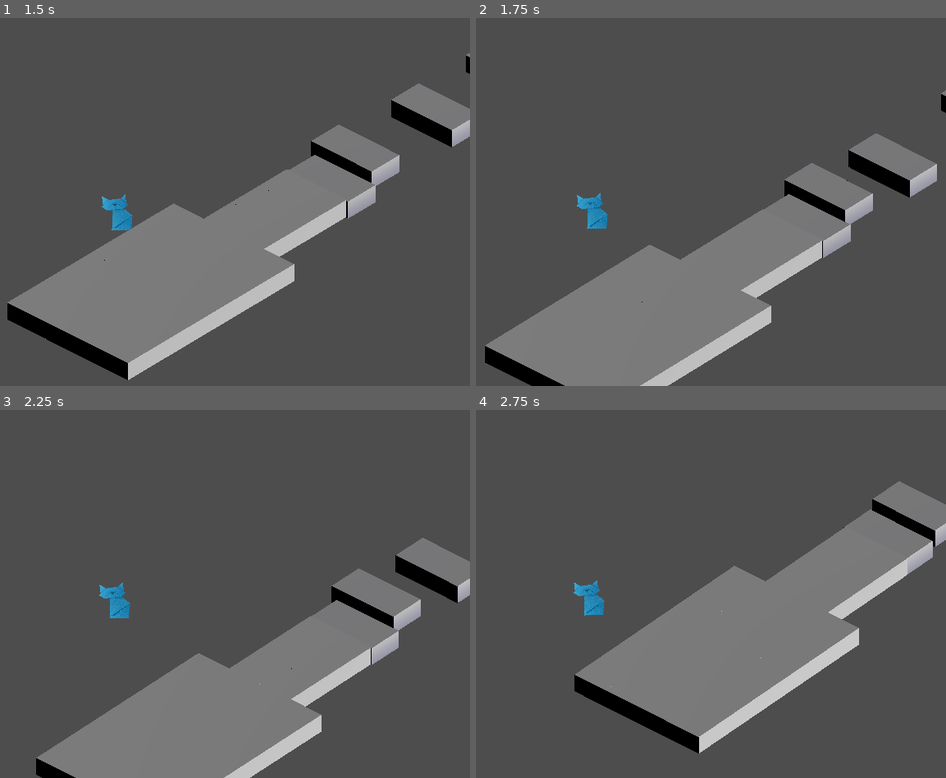
Above: before the commit, frames 1-4 (two rows, left to right).
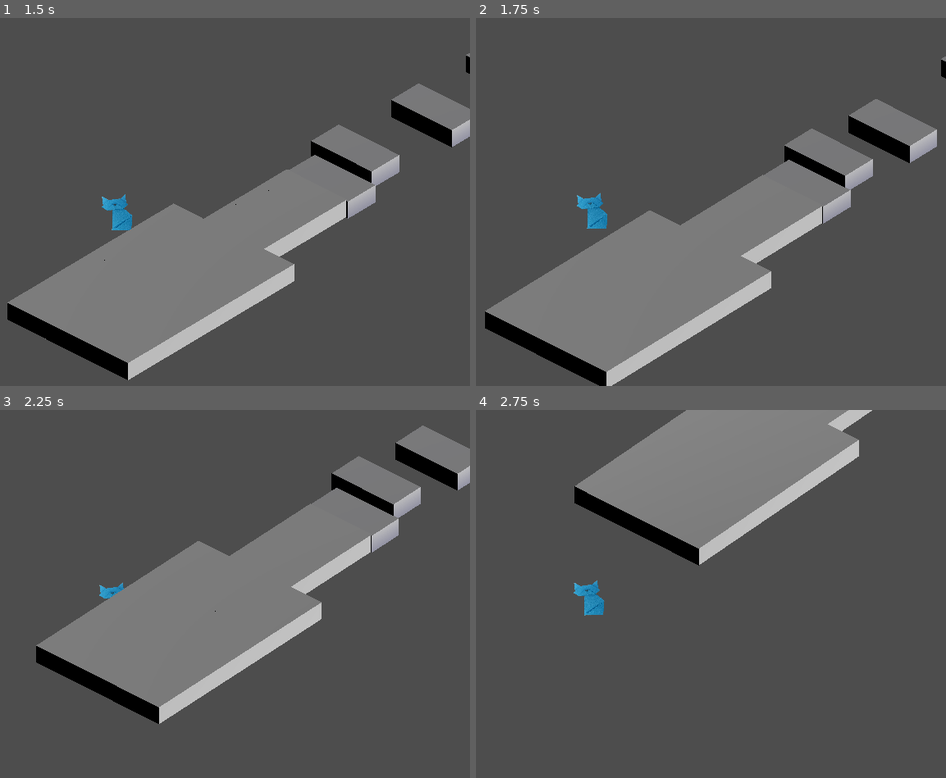
Above: after the commit, the same moments.

Repository: eramajarvi/project-pascal
Game: Godot game, scene res://assets/levels/level2/level2.tscn
Same seed, same stepped clock (60 frames per second), same inputs: the game is played once before the commit and once after it. This scene is started directly instead of the project's main scene.
Inputs:
- Up to frame 1 (1.5 s): tap Enter (ui_accept) at 0.5, 0.77 s; hold Up (ui_up) from 0.53 s (still down)
- Up to frame 2 (1.75 s): keep holding Up (ui_up); tap Enter (ui_accept) at 1.52 s
- Up to frame 3 (2.25 s): release Up (ui_up) at 2.03 s; hold Left (ui_left) from 2.03 s (still down)
- Up to frame 4 (2.75 s): keep holding Left (ui_left)

Frame 1 is identical in both runs. In frame 2, 21% of the frame differs, in the area x 1-100%, y 10-100%; in frame 3, 43%, in the area x 7-100%, y 4-100%; in frame 4, 39%.

Commit message:
Falta agregar collisionShape? de la penrose

Diff:
--- a/assets/levels/level2/level2.tscn
+++ b/assets/levels/level2/level2.tscn
@@ -253,7 +253,7 @@
 }
 
 [sub_resource type="BoxShape3D" id="BoxShape3D_3y6yv"]
-size = Vector3(2.19971, 0.0843506, 2.19241)
+size = Vector3(2.37997, 0.0109253, 1)
 
 [sub_resource type="BoxShape3D" id="BoxShape3D_gfmpq"]
 size = Vector3(15.1584, 12.0574, 13.4065)
@@ -398,10 +398,10 @@
 "": SubResource("AnimationLibrary_nv052")
 }
 
-[node name="Area3D" type="Area3D" parent="Area3D/Sketchfab_Scene"]
+[node name="Area3D" type="StaticBody3D" parent="Area3D/Sketchfab_Scene"]
 
 [node name="CollisionShape3D" type="CollisionShape3D" parent="Area3D/Sketchfab_Scene/Area3D"]
-transform = Transform3D(0.719955, -0.692343, -0.0482131, 0.693003, 0.720919, -0.00402408, 0.0375438, -0.0305146, 0.998829, -0.417948, 2.18384, 0.869237)
+transform = Transform3D(0.639015, -0.749074, 0.174769, 0.766867, 0.638037, -0.0692638, -0.059626, 0.178286, 0.982169, -0.522888, 2.18638, 1.02039)
 shape = SubResource("BoxShape3D_3y6yv")
 
 [node name="CollisionShape3D" type="CollisionShape3D" parent="Area3D"]
--- a/scenes/gotas_the_cat_3d.tscn
+++ b/scenes/gotas_the_cat_3d.tscn
@@ -4,7 +4,7 @@
 [ext_resource type="Texture2D" uid="uid://4ulec3jlh7eq" path="res://assets/sprites/FrontalGato (1).png" id="2_gyd0j"]
 
 [sub_resource type="BoxShape3D" id="BoxShape3D_q4fvv"]
-size = Vector3(1.54923, 1.96903, 0.121582)
+size = Vector3(1.54923, 1.96903, 0.0383301)
 
 [node name="GotasTheCat3D" type="CharacterBody3D"]
 transform = Transform3D(0.5, 0, 0, 0, 0.5, 0, 0, 0, 0.5, 0, 0, 0)
@@ -14,7 +14,7 @@
 transform = Transform3D(1, 0, 0, 0, -4.37114e-08, -1, 0, 1, -4.37114e-08, 0, 0, 0)
 
 [node name="CollisionShape3D" type="CollisionShape3D" parent="."]
-transform = Transform3D(1, 0, 0, 0, 1, 0, 0, 0, 1.95211, -0.00275227, -0.0110012, -0.0114746)
+transform = Transform3D(1, 0, 0, 0, 1, 0, 0, 0, 1.95211, -0.00275227, -0.0110012, 0.0112118)
 shape = SubResource("BoxShape3D_q4fvv")
 
 [node name="Sprite3D" type="Sprite3D" parent="."]
Not shown: 6 places in assets/levels/level2/gridmapLevel2.tres that only renumber resources
Not shown, changed: scenes/levels/level1/gridmapBlocks-level1.tres
